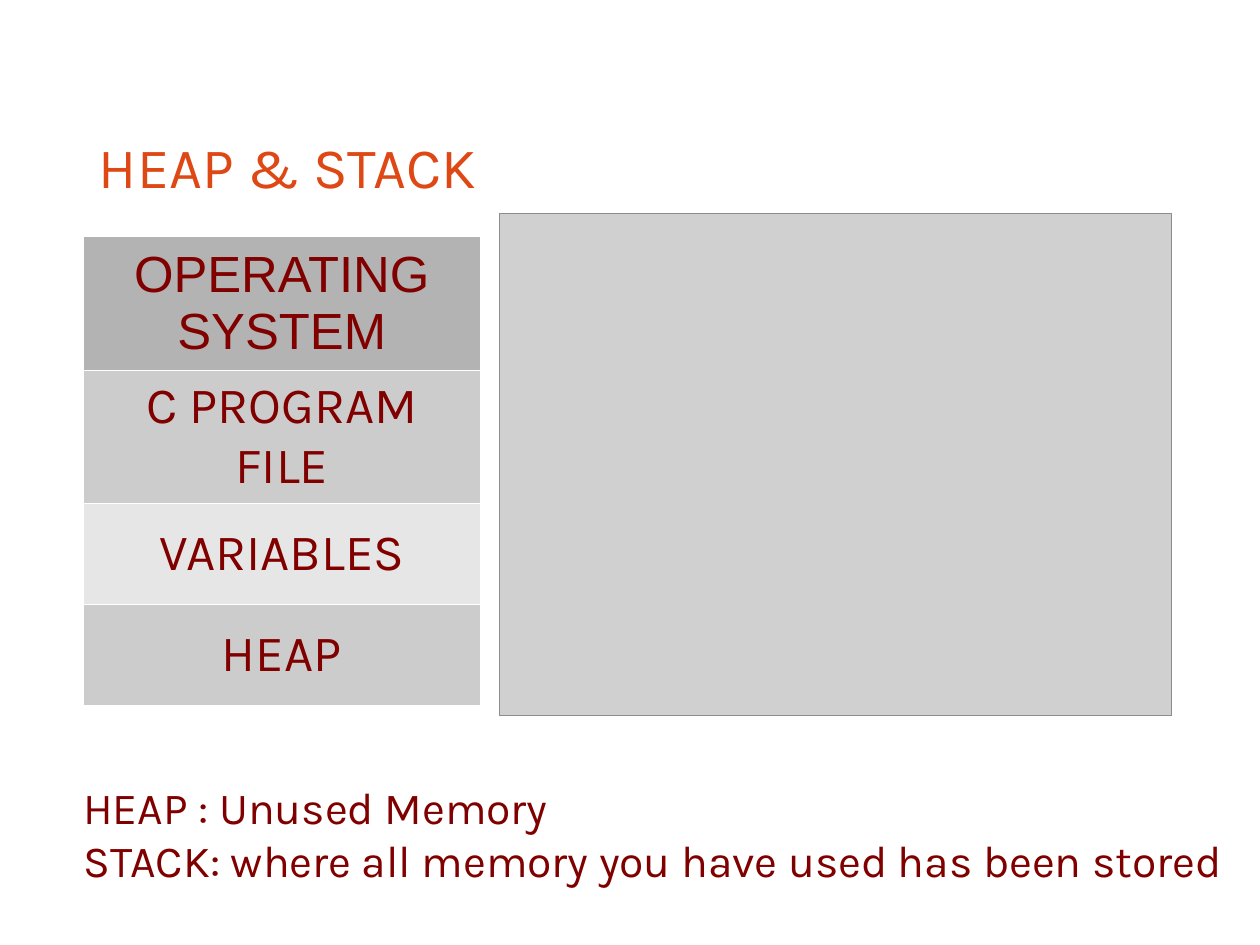
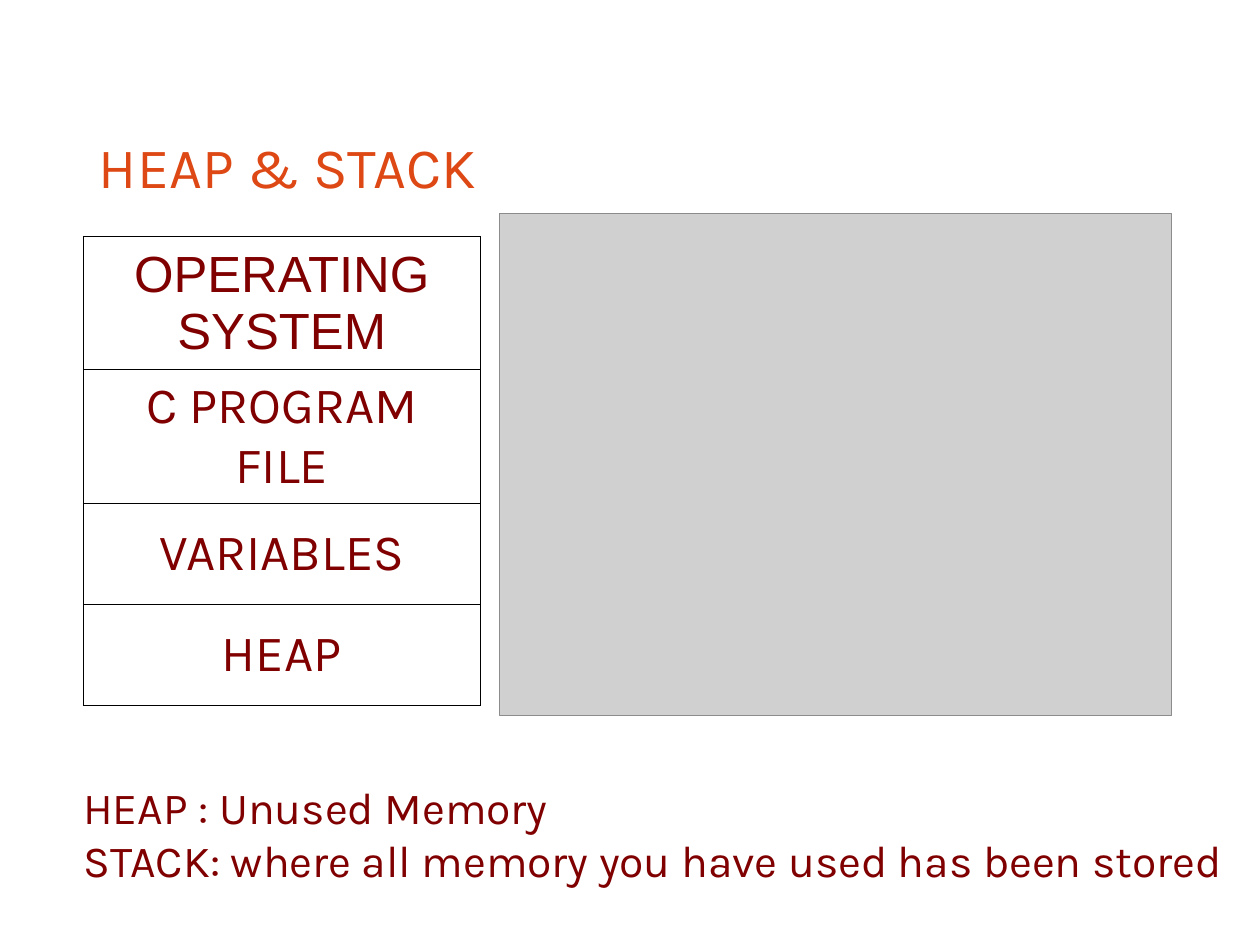
Before and after one commit to bagustris/prokom-tf, a slide deck: slide 17 of prokom4.odp. Drawn at 1260x945 pixels with LibreOffice and Linux fonts; fonts in the diff are those of the drawing; grey boxes stand for pictures. Boxes give left, top, right and bottom in pixels: in the first picture for what was removed or moved away, otherwise in the second. Text is boxed around its words. In the diff, an @@ line names an element or a change of style, - is before the commit and + after.

```diff
--- a/prokom4.odp
+++ b/prokom4.odp
@@ table at [83,237,480,691] @@
@@ fill #B3B3B3 to none in row 1, column 1 @@
@@ fill #CCCCCC to none in 2 cells @@
@@ fill #E6E6E6 to none in row 3, column 1 @@
@@ borders changed @@
```
Also in this commit, not shown: 4 other slides changed, 4 slides added.
